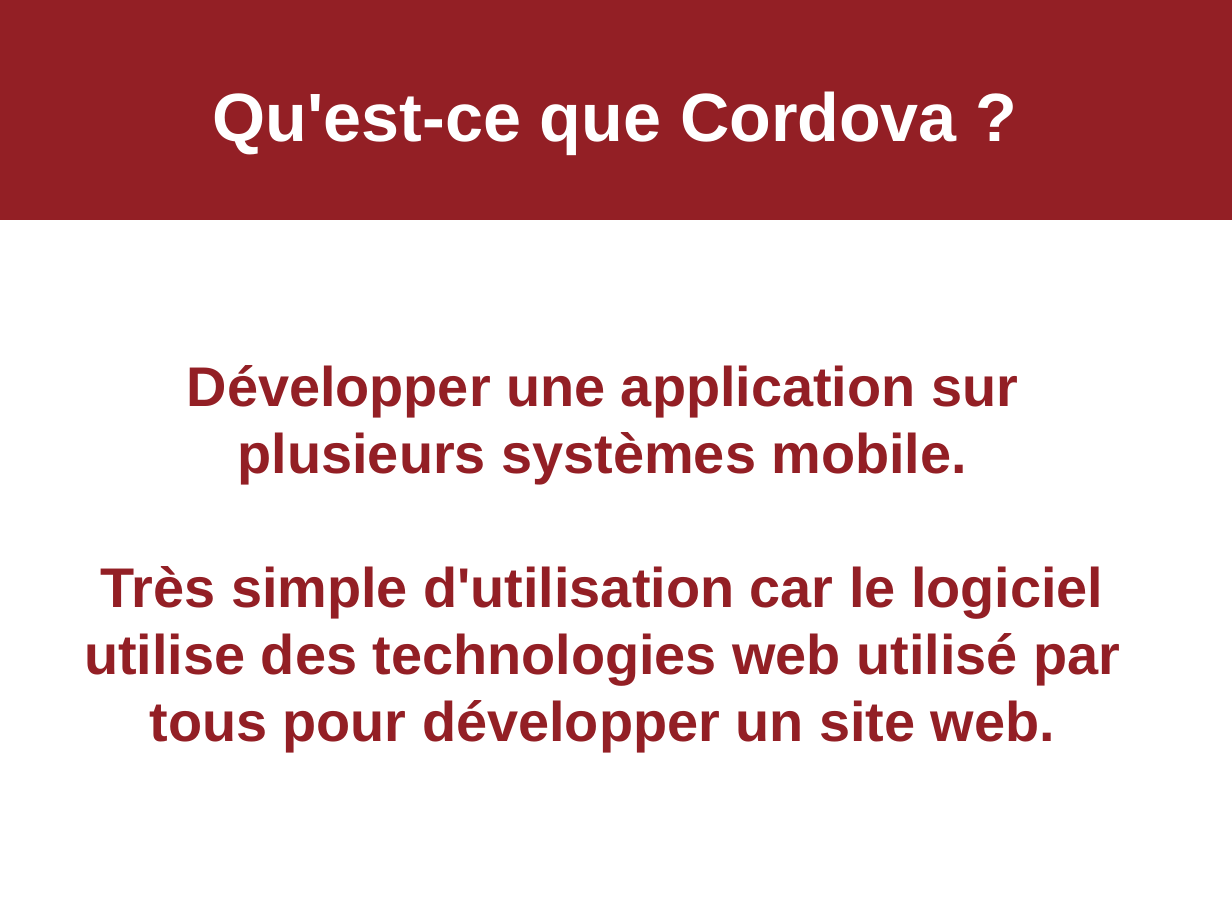
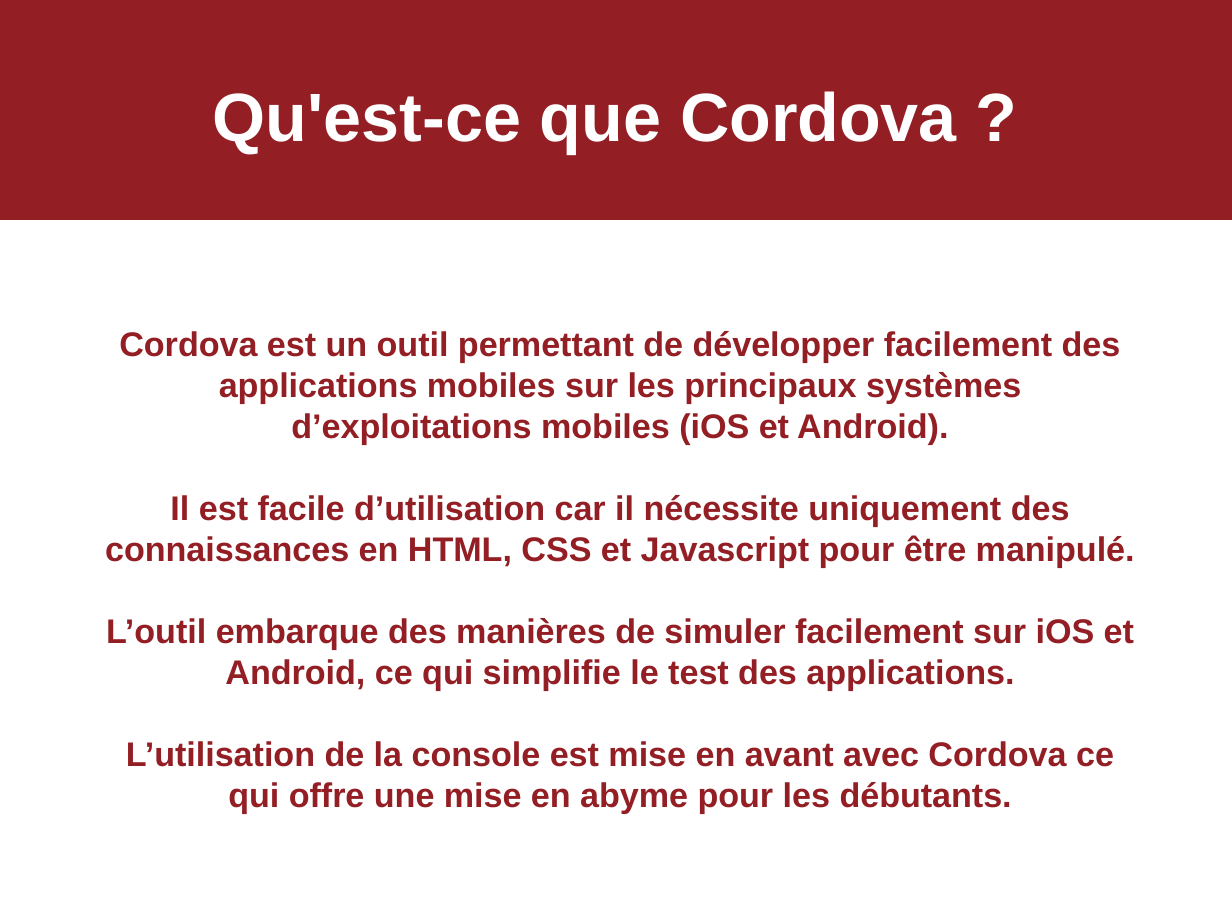
Before and after one commit to psykocatisgod/iesa2016-a3-mobile-tano, a slide deck: slide 1 of sources/cordova.odp. Drawn at 1232x924 pixels with LibreOffice and Linux fonts; fonts in the diff are those of the drawing. Boxes give left, top, right and bottom in pixels: in the first picture for what was removed or moved away, otherwise in the second. Text is boxed around its words. In the diff, an @@ line names an element or a change of style, - is before the commit and + after.

Commit message:
modification description fichier cordova

```diff
--- a/sources/cordova.odp
+++ b/sources/cordova.odp
@@ text at bbox=[105, 331, 1135, 813]: text changed; size 36 to 22 pt @@
-Développer une application sur plusieurs systèmes mobile.
-Très simple d'utilisation car le logiciel utilise des technologies web utilisé par tous pour développer un site web.
+Cordova est un outil permettant de développer facilement des applications mobiles sur les principaux systèmes d’exploitations mobiles (iOS et Android).
+Il est facile d’utilisation car il nécessite uniquement des connaissances en HTML, CSS et Javascript pour être manipulé.
+L’outil embarque des manières de simuler facilement sur iOS et Android, ce qui simplifie le test des applications.
+L’utilisation de la console est mise en avant avec Cordova ce qui offre une mise en abyme pour les débutants.
```
Also in this commit, not shown: 2 other files.
